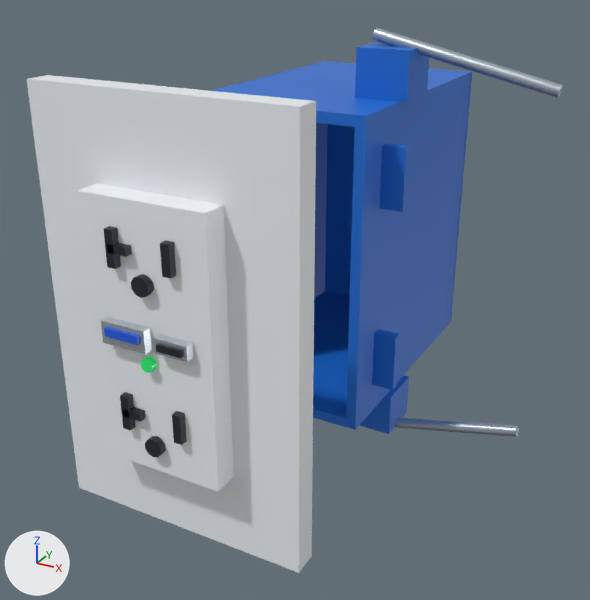
Renders of the glTF model assets/cad/device-usb-duplex-20a/model.glb from each side of a commit.
Before and after are seen from a 50 mm camera at (0.0982, -0.2092, 0.1554) aimed at (-0.0108, -0.011, 0.0563). Arrows for +X, +Y and +Z are at lower left; the lights stay in place. The older version comes first. Where no turn or scale is listed for an object, it has been applied to the vertices.
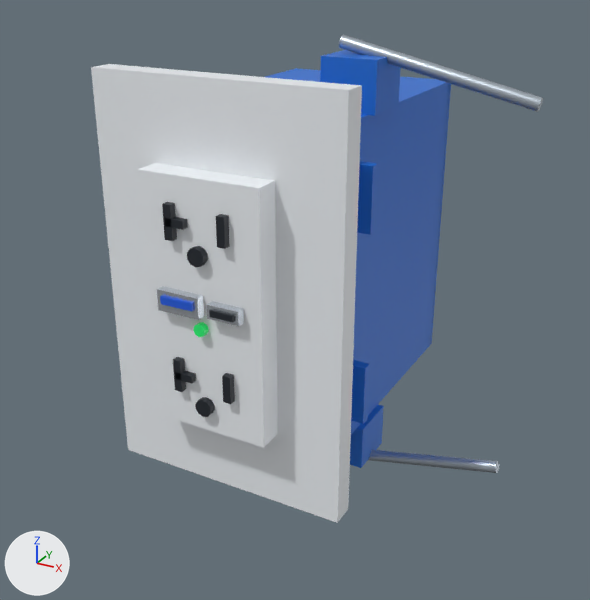
ob_cad_device_usb_duplex_20a is not drawn itself; it is the parent of ob_cad_box_single_gang_deep.
ob_cad_box_single_gang_deep is not drawn itself; it is the parent of ob_mesh_1, ob_mesh_1_001, ob_mesh_2, ob_mesh_2_001, ob_mesh_3, ob_mesh_4, ob_mesh_5, ob_mesh_3_001.

Pixel boxes [x1, y1, x2, y2] of what changed, in the pictures (590 x 600 px):
'Mesh_10', moved
    before: [27, 75, 316, 573]
    after: [91, 64, 362, 523]
'Mesh_11', moved
    before: [77, 183, 233, 491]
    after: [137, 163, 278, 448]
'Mesh_2.001', moved
    before: [346, 83, 470, 421]
    after: [351, 92, 450, 426]
'Mesh_1', moved
    before: [212, 62, 472, 128]
    after: [265, 70, 451, 130]
'Mesh_0', moved
    before: [323, 61, 472, 323]
    after: [292, 68, 451, 346]
'Mesh_4', moved
    before: [372, 28, 563, 98]
    after: [339, 35, 543, 112]
'Mesh_3', moved
    before: [355, 42, 429, 102]
    after: [320, 50, 401, 116]
'Mesh_1.001', moved (mostly hidden afterwards)
    before: [313, 291, 451, 430]
    after: [351, 337, 432, 434]
'Mesh_9', moved
    before: [380, 143, 410, 212]
    after: [357, 161, 378, 235]
'Mesh_4.001', moved
    before: [395, 418, 519, 437]
    after: [368, 450, 499, 473]
'Mesh_9.001', moved
    before: [372, 329, 399, 390]
    after: [351, 360, 370, 424]
'Mesh_3.001', moved
    before: [359, 375, 409, 434]
    after: [350, 405, 384, 468]
'Mesh_2', moved (not visible afterwards)
    before: [314, 123, 328, 299]
'Mesh_20', moved
    before: [101, 317, 152, 354]
    after: [157, 286, 204, 320]
'Mesh_13', moved
    before: [104, 226, 121, 269]
    after: [162, 202, 177, 241]
'Mesh_17', moved
    before: [120, 392, 136, 430]
    after: [173, 357, 186, 392]
'Mesh_21', moved
    before: [104, 327, 140, 345]
    after: [160, 296, 193, 312]

Edits to the bpy script that builds the scene:
```text
Change ob_cad_device_usb_duplex_20a:
    ob_cad_device_usb_duplex_20a.location: (-0.0169, -0.0576, 0.0664) -> (-0.0169, -0.0356, 0.0664)
Change ob_cad_box_single_gang_deep:
    ob_cad_box_single_gang_deep.location: (0.0, 0.044, 0.0) -> (0.0, 0.0, 0.0)
Change ob_mesh_0:
    ob_mesh_0.location: (-0.0169, 0.0737, 0.0664) -> (-0.0169, 0.0517, 0.0664)
Change ob_mesh_10:
    ob_mesh_10.location: (-0.0169, -0.0616, 0.0664) -> (-0.0169, -0.0391, 0.0664)
Change ob_mesh_11:
    ob_mesh_11.location: (-0.0169, -0.0676, 0.0664) -> (-0.0169, -0.0456, 0.0664)
Change ob_mesh_13:
    ob_mesh_13.location: (-0.0249, -0.0726, 0.0904) -> (-0.0249, -0.0506, 0.0904)
Change ob_mesh_17:
    ob_mesh_17.location: (-0.0249, -0.0726, 0.0464) -> (-0.0249, -0.0506, 0.0464)
Change ob_mesh_20:
    ob_mesh_20.location: (-0.0229, -0.0726, 0.0684) -> (-0.0229, -0.0506, 0.0684)
Change ob_mesh_21:
    ob_mesh_21.location: (-0.0229, -0.0731, 0.0689) -> (-0.0229, -0.0511, 0.0689)
```
